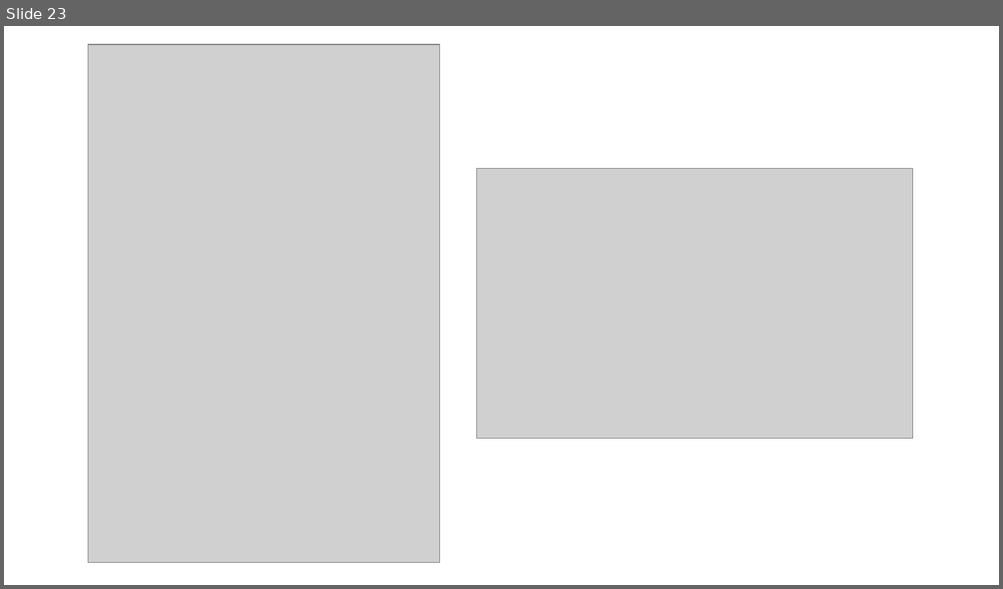
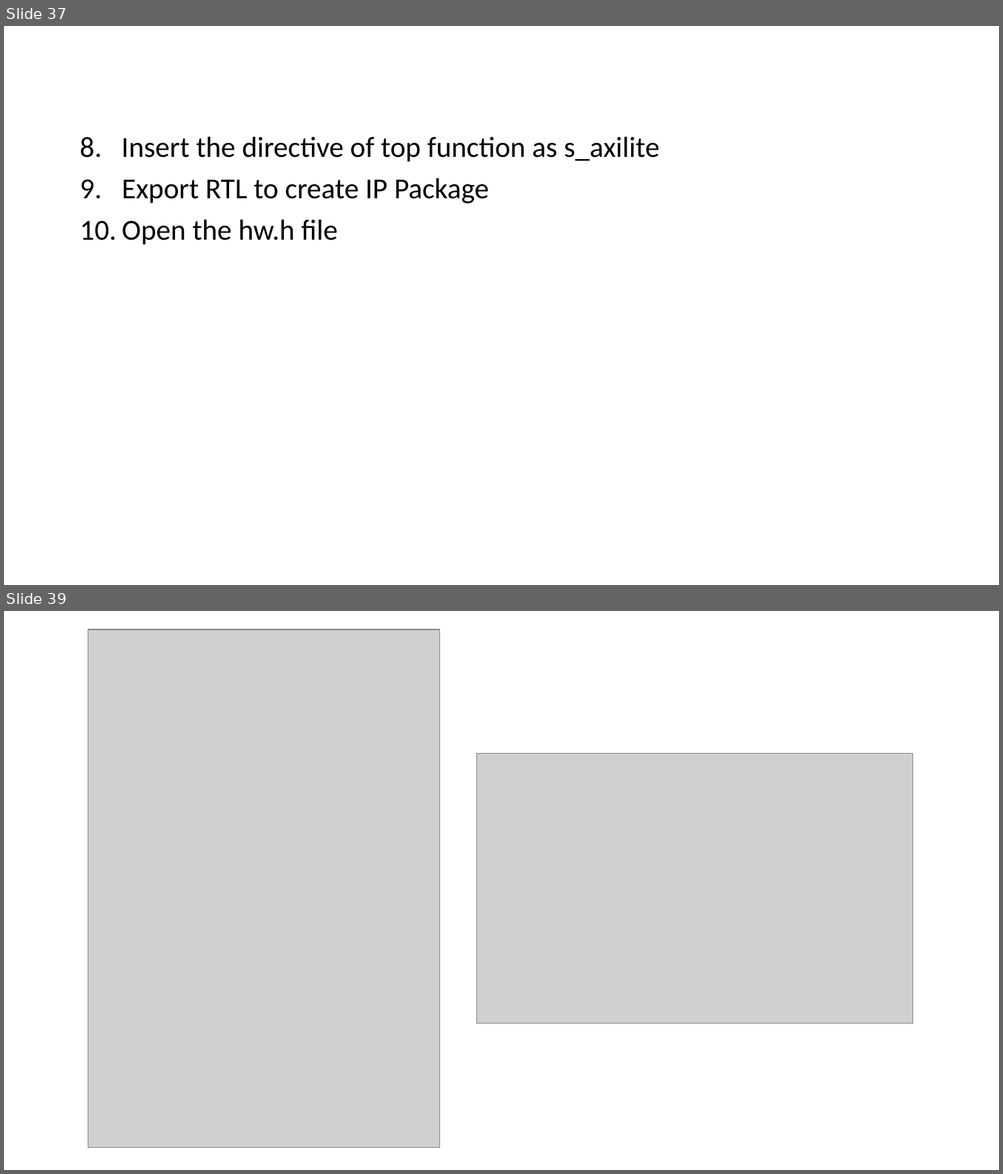
Before and after one commit to ZheChen-Bill/Interface_Synthesis, a slide deck: 111061545_labA_report.pptx. Shown one above the other, each under a label of ours: slide 23 before the commit, slides 37 and 39 after it; the slides between them are not shown. The pictures are 1003x589 and 1003x1174 pixels, drawn with LibreOffice and Linux fonts; fonts in the diff are those of the drawing; grey boxes stand for pictures. Boxes give left, top, right and bottom in pixels: in the first picture for what was removed or moved away, otherwise in the second. Text is boxed around its words. In the diff, an @@ line names an element or a change of style, - is before the commit and + after.

```diff
--- a/111061545_labA_report.pptx
+++ b/111061545_labA_report.pptx
@@ slide 37 added at (x1=4, y1=26, x2=999, y2=585), background #FFFFFF @@
@@ text added at (x1=79, y1=136, x2=659, y2=245), 28 pt, text #000000 @@
+8. Insert the directive of top function as s_axilite
+9. Export RTL to create IP Package
+10. Open the hw.h file
@@ what was slide 23 is now slide 39 @@
```
Also in this commit, not shown: 7 slides changed, 17 other slides added, 1 slide removed.
